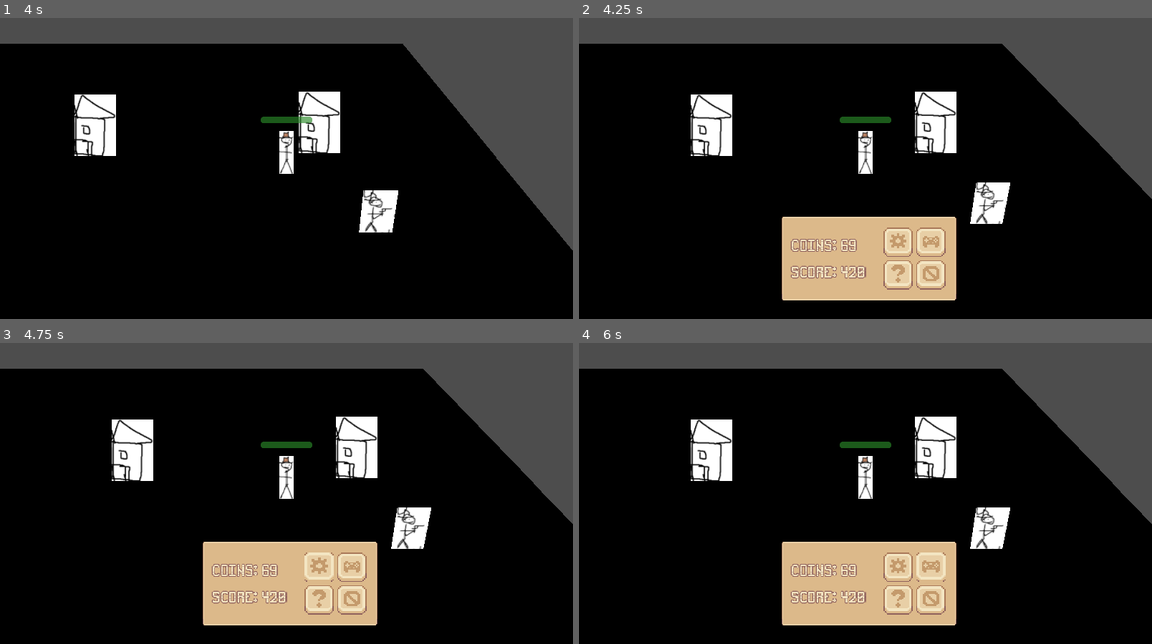
Above: before the commit, frames 1-4 (two rows, left to right).
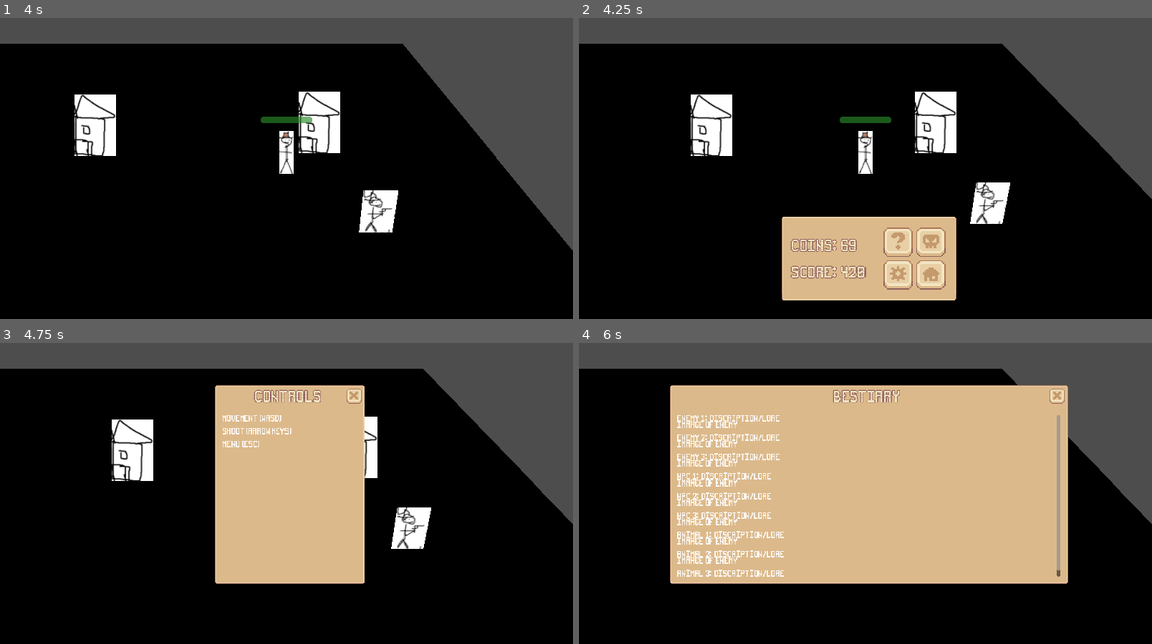
Above: after the commit, the same moments.

Repository: Tristan-Walker/2DTopDownWesternSurvivor
Game: Godot game, scene res://main.tscn
The game is run twice, just before and just after one commit, with the same random seed, the same clock (stepped at 60 frames per second) and the same inputs.
Inputs (mouse positions are in pixels of both pictures, inside the frame that each line leads up to; where the layout moved, square brackets give the same spot in the first picture):
- Up to frame 1 (4 s): tap Enter at 0.5 s; hold D (move_right) 0.53-1.28 s; hold S (move_down) 1.28-2.03 s; hold D (move_right) 2.03-2.78 s; hold W (move_up) 2.78-3.53 s; hold A (move_left) from 3.53 s (still down)
- Up to frame 2 (4.25 s): keep holding A (move_left); tap Escape (pause) at 4.15 s
- Up to frame 3 (4.75 s): release A (move_left) at 4.25 s; click (320, 565) at 4.27 s
- Up to frame 4 (6 s): click (934, 397) [899, 598] at 5 s; click (928, 565) at 5.77 s

Frame 1 is identical in both runs. In frame 2, 0.3% of the frame differs, in the area x 54-63%, y 71-88%; in frame 3, 20%; in frame 4, 47%, in the area x 15-86%, y 14-94%.

Commit message:
updated ui, now has settings menu, help menu, and bestiary menu

Diff:
--- a/in_game_ui.tscn
+++ b/in_game_ui.tscn
@@ -1,9 +1,34 @@
 [gd_scene format=3 uid="uid://dwe6sw47pmg2c"]
 
+[ext_resource type="Script" uid="uid://cyndp4gu0pm5k" path="res://pause_menu.gd" id="1_cwbuu"]
 [ext_resource type="Script" uid="uid://8v5g5fej5vj2" path="res://stat_display.gd" id="2_e6quo"]
 [ext_resource type="Texture2D" uid="uid://cghr4ho4xs66k" path="res://Sprout Lands - UI Pack - Basic pack/Sprite sheets/Sprite sheet for Basic Pack.png" id="2_onc8m"]
 [ext_resource type="FontFile" uid="uid://bjw8t4e0afrto" path="res://Sprout Lands - UI Pack - Basic pack/fonts/pixelFont-7-8x14-sproutLands.ttf" id="3_cwbuu"]
 
+[sub_resource type="StyleBoxTexture" id="StyleBoxTexture_e6quo"]
+texture = ExtResource("2_onc8m")
+region_rect = Rect2(709, 164, 22, 24)
+
+[sub_resource type="StyleBoxTexture" id="StyleBoxTexture_cwbuu"]
+texture = ExtResource("2_onc8m")
+region_rect = Rect2(741, 166, 22, 22)
+
+[sub_resource type="StyleBoxTexture" id="StyleBoxTexture_onc8m"]
+texture = ExtResource("2_onc8m")
+region_rect = Rect2(710, 165, 20, 22)
+
+[sub_resource type="StyleBoxTexture" id="StyleBoxTexture_ukwlx"]
+texture = ExtResource("2_onc8m")
+region_rect = Rect2(645, 164, 22, 24)
+
+[sub_resource type="StyleBoxTexture" id="StyleBoxTexture_h3j15"]
+texture = ExtResource("2_onc8m")
+region_rect = Rect2(677, 166, 22, 22)
+
+[sub_resource type="StyleBoxTexture" id="StyleBoxTexture_tjjbm"]
+texture = ExtResource("2_onc8m")
+region_rect = Rect2(646, 165, 20, 22)
+
 [sub_resource type="StyleBoxTexture" id="StyleBoxTexture_ep3pr"]
 texture = ExtResource("2_onc8m")
 region_rect = Rect2(645, 68, 22, 24)
@@ -16,41 +41,17 @@
 texture = ExtResource("2_onc8m")
 region_rect = Rect2(646, 69, 20, 22)
 
-[sub_resource type="StyleBoxTexture" id="StyleBoxTexture_ukwlx"]
-texture = ExtResource("2_onc8m")
-region_rect = Rect2(645, 100, 22, 24)
-
-[sub_resource type="StyleBoxTexture" id="StyleBoxTexture_h3j15"]
-texture = ExtResource("2_onc8m")
-region_rect = Rect2(677, 102, 22, 22)
-
-[sub_resource type="StyleBoxTexture" id="StyleBoxTexture_tjjbm"]
-texture = ExtResource("2_onc8m")
-region_rect = Rect2(646, 101, 20, 22)
-
-[sub_resource type="StyleBoxTexture" id="StyleBoxTexture_e6quo"]
-texture = ExtResource("2_onc8m")
-region_rect = Rect2(709, 164, 22, 24)
-
-[sub_resource type="StyleBoxTexture" id="StyleBoxTexture_cwbuu"]
-texture = ExtResource("2_onc8m")
-region_rect = Rect2(741, 166, 22, 22)
-
-[sub_resource type="StyleBoxTexture" id="StyleBoxTexture_onc8m"]
-texture = ExtResource("2_onc8m")
-region_rect = Rect2(710, 165, 20, 22)
-
 [sub_resource type="StyleBoxTexture" id="StyleBoxTexture_4v80v"]
 texture = ExtResource("2_onc8m")
-region_rect = Rect2(772, 163, 22, 24)
+region_rect = Rect2(773, 68, 22, 24)
 
 [sub_resource type="StyleBoxTexture" id="StyleBoxTexture_0qsvx"]
 texture = ExtResource("2_onc8m")
-region_rect = Rect2(804, 165, 22, 22)
+region_rect = Rect2(805, 70, 22, 22)
 
 [sub_resource type="StyleBoxTexture" id="StyleBoxTexture_uusyb"]
 texture = ExtResource("2_onc8m")
-region_rect = Rect2(773, 164, 20, 22)
+region_rect = Rect2(774, 69, 20, 22)
 
 [sub_resource type="FontVariation" id="FontVariation_4v80v"]
 base_font = ExtResource("3_cwbuu")
@@ -58,20 +59,20 @@
 [sub_resource type="FontVariation" id="FontVariation_0qsvx"]
 base_font = ExtResource("3_cwbuu")
 
-[sub_resource type="StyleBoxTexture" id="StyleBoxTexture_nw3uw"]
-texture = ExtResource("2_onc8m")
-region_rect = Rect2(837, 100, 22, 24)
-
-[sub_resource type="StyleBoxTexture" id="StyleBoxTexture_u4etj"]
-texture = ExtResource("2_onc8m")
-region_rect = Rect2(869, 102, 22, 22)
-
-[sub_resource type="StyleBoxTexture" id="StyleBoxTexture_pabwj"]
-texture = ExtResource("2_onc8m")
-region_rect = Rect2(838, 101, 20, 22)
-
 [sub_resource type="FontVariation" id="FontVariation_e6quo"]
 base_font = ExtResource("3_cwbuu")
+
+[sub_resource type="StyleBoxTexture" id="StyleBoxTexture_nw3uw"]
+texture = ExtResource("2_onc8m")
+region_rect = Rect2(837, 100, 22, 24)
+
+[sub_resource type="StyleBoxTexture" id="StyleBoxTexture_u4etj"]
+texture = ExtResource("2_onc8m")
+region_rect = Rect2(869, 102, 22, 22)
+
+[sub_resource type="StyleBoxTexture" id="StyleBoxTexture_pabwj"]
+texture = ExtResource("2_onc8m")
+region_rect = Rect2(838, 101, 20, 22)
 
 [node name="InGameUI" type="Control" unique_id=999760388]
 layout_mode = 3
@@ -81,13 +82,18 @@
 grow_horizontal = 2
 grow_vertical = 2
 
-[node name="PauseMenu" type="MarginContainer" parent="." unique_id=1558623505]
+[node name="PauseMenu" type="MarginContainer" parent="." unique_id=1558623505 node_paths=PackedStringArray("menu_screen", "help_menu_screen", "settings_menu_screen", "bestiary_menu_screen")]
 layout_mode = 1
 anchors_preset = 15
 anchor_right = 1.0
 anchor_bottom = 1.0
 grow_horizontal = 2
 grow_vertical = 2
+script = ExtResource("1_cwbuu")
+menu_screen = NodePath("PauseMenuContainer")
+help_menu_screen = NodePath("HelpMenuContainer")
+settings_menu_screen = NodePath("SettingsMenuContainer")
+bestiary_menu_screen = NodePath("BestiaryContainer")
 
 [node name="PauseMenuContainer" type="VBoxContainer" parent="PauseMenu" unique_id=764380445]
 layout_mode = 2
@@ -132,7 +138,29 @@
 layout_mode = 2
 theme_override_constants/separation = 6
 
-[node name="SettingsButton" type="Button" parent="PauseMenu/PauseMenuContainer/BaseMenuScreen/NinePatchRect/MenuScreen/ButtonContainer/TopButtonContainer" unique_id=2098322841]
+[node name="ToggleHelpMenuButton" type="Button" parent="PauseMenu/PauseMenuContainer/BaseMenuScreen/NinePatchRect/MenuScreen/ButtonContainer/TopButtonContainer" unique_id=214785672]
+custom_minimum_size = Vector2(60, 60)
+layout_mode = 2
+size_flags_horizontal = 4
+size_flags_vertical = 4
+theme_override_styles/normal = SubResource("StyleBoxTexture_e6quo")
+theme_override_styles/pressed = SubResource("StyleBoxTexture_cwbuu")
+theme_override_styles/hover = SubResource("StyleBoxTexture_onc8m")
+
+[node name="ToggleBestiaryMenuButton" type="Button" parent="PauseMenu/PauseMenuContainer/BaseMenuScreen/NinePatchRect/MenuScreen/ButtonContainer/TopButtonContainer" unique_id=1430015320]
+custom_minimum_size = Vector2(60, 60)
+layout_mode = 2
+size_flags_horizontal = 4
+size_flags_vertical = 4
+theme_override_styles/normal = SubResource("StyleBoxTexture_ukwlx")
+theme_override_styles/pressed = SubResource("StyleBoxTexture_h3j15")
+theme_override_styles/hover = SubResource("StyleBoxTexture_tjjbm")
+
+[node name="BottomButtonContainer" type="HBoxContainer" parent="PauseMenu/PauseMenuContainer/BaseMenuScreen/NinePatchRect/MenuScreen/ButtonContainer" unique_id=70972863]
+layout_mode = 2
+theme_override_constants/separation = 6
+
+[node name="ToggleSettingsMenuButton" type="Button" parent="PauseMenu/PauseMenuContainer/BaseMenuScreen/NinePatchRect/MenuScreen/ButtonContainer/BottomButtonContainer" unique_id=2098322841]
 custom_minimum_size = Vector2(60, 60)
 layout_mode = 2
 size_flags_horizontal = 4
@@ -140,28 +168,6 @@
 theme_override_styles/normal = SubResource("StyleBoxTexture_ep3pr")
 theme_override_styles/pressed = SubResource("StyleBoxTexture_dpq86")
 theme_override_styles/hover = SubResource("StyleBoxTexture_l8h7b")
-
-[node name="ResumeButton" type="Button" parent="PauseMenu/PauseMenuContainer/BaseMenuScreen/NinePatchRect/MenuScreen/ButtonContainer/TopButtonContainer" unique_id=1430015320]
-custom_minimum_size = Vector2(60, 60)
-layout_mode = 2
-size_flags_horizontal = 4
-size_flags_vertical = 4
-theme_override_styles/normal = SubResource("StyleBoxTexture_ukwlx")
-theme_override_styles/pressed = SubResource("StyleBoxTexture_h3j15")
-theme_override_styles/hover = SubResource("StyleBoxTexture_tjjbm")
-
-[node name="BottomButtonContainer" type="HBoxContainer" parent="PauseMenu/PauseMenuContainer/BaseMenuScreen/NinePatchRect/MenuScreen/ButtonContainer" unique_id=70972863]
-layout_mode = 2
-theme_override_constants/separation = 6
-
-[node name="ToggleHelpMenuButton" type="Button" parent="PauseMenu/PauseMenuContainer/BaseMenuScreen/NinePatchRect/MenuScreen/ButtonContainer/BottomButtonContainer" unique_id=214785672]
-custom_minimum_size = Vector2(60, 60)
-layout_mode = 2
-size_flags_horizontal = 4
-size_flags_vertical = 4
-theme_override_styles/normal = SubResource("StyleBoxTexture_e6quo")
-theme_override_styles/pressed = SubResource("StyleBoxTexture_cwbuu")
-theme_override_styles/hover = SubResource("StyleBoxTexture_onc8m")
 
 [node name="QuitButton" type="Button" parent="PauseMenu/PauseMenuContainer/BaseMenuScreen/NinePatchRect/MenuScreen/ButtonContainer/BottomButtonContainer" unique_id=1084423165]
 custom_minimum_size = Vector2(60, 60)
@@ -200,32 +206,80 @@
 [node name="serperator" type="Control" parent="PauseMenu/PauseMenuContainer" unique_id=1450598917]
 layout_mode = 2
 
-[node name="HelpMenuContainer" type="MarginContainer" parent="PauseMenu" unique_id=1401157958]
+[node name="SettingsMenuContainer" type="MarginContainer" parent="PauseMenu" unique_id=291692107]
 visible = false
 layout_mode = 2
 size_flags_horizontal = 4
 size_flags_vertical = 4
 
-[node name="NinePatchRect" type="NinePatchRect" parent="PauseMenu/HelpMenuContainer" unique_id=1956099587]
+[node name="NinePatchRect" type="NinePatchRect" parent="PauseMenu/SettingsMenuContainer" unique_id=267014743]
 custom_minimum_size = Vector2(300, 400)
 layout_mode = 2
 size_flags_horizontal = 4
 size_flags_vertical = 4
 texture = ExtResource("2_onc8m")
 region_rect = Rect2(741, 38, 22, 22)
-patch_margin_left = 4
-patch_margin_top = 4
-patch_margin_right = 4
-patch_margin_bottom = 4
-
-[node name="ExitButton" type="MarginContainer" parent="PauseMenu/HelpMenuContainer" unique_id=1648918489]
+patch_margin_left = 5
+patch_margin_top = 5
+patch_margin_right = 5
+patch_margin_bottom = 5
+
+[node name="HBoxContainer" type="HBoxContainer" parent="PauseMenu/SettingsMenuContainer" unique_id=1789411963]
+layout_mode = 2
+size_flags_horizontal = 4
+size_flags_vertical = 0
+theme_override_constants/separation = 70
+
+[node name="Title" type="MarginContainer" parent="PauseMenu/SettingsMenuContainer/HBoxContainer" unique_id=281986232]
+layout_mode = 2
+size_flags_horizontal = 4
+size_flags_vertical = 0
+theme_override_constants/margin_top = 10
+
+[node name="SettingsDisplay" type="Label" parent="PauseMenu/SettingsMenuContainer/HBoxContainer/Title" unique_id=25811480]
+layout_mode = 2
+theme_override_colors/font_color = Color(0.9529412, 0.8980392, 0.7607843, 1)
+theme_override_colors/font_outline_color = Color(0.5686275, 0.3882353, 0.36862746, 1)
+theme_override_constants/outline_size = 5
+theme_override_fonts/font = SubResource("FontVariation_4v80v")
+theme_override_font_sizes/font_size = 30
+text = "Settings "
+
+[node name="BodyText" type="MarginContainer" parent="PauseMenu/SettingsMenuContainer" unique_id=1175675745]
+layout_mode = 2
+theme_override_constants/margin_left = 15
+theme_override_constants/margin_top = 60
+theme_override_constants/margin_right = 15
+theme_override_constants/margin_bottom = 15
+
+[node name="Text" type="RichTextLabel" parent="PauseMenu/SettingsMenuContainer/BodyText" unique_id=1807737357]
+layout_mode = 2
+theme_override_fonts/normal_font = SubResource("FontVariation_e6quo")
+text = "master Volume:
+
+Sound effects:
+
+Music:
+
+Resolution:
+
+
+
+
+"
+
+[node name="ExitButton" type="VBoxContainer" parent="PauseMenu/SettingsMenuContainer" unique_id=1552951709]
+layout_mode = 2
+size_flags_vertical = 0
+
+[node name="ExitButton" type="MarginContainer" parent="PauseMenu/SettingsMenuContainer/ExitButton" unique_id=1865403690]
 layout_mode = 2
 size_flags_horizontal = 8
 size_flags_vertical = 0
 theme_override_constants/margin_top = 7
 theme_override_constants/margin_right = 7
 
-[node name="ToggleHelpMenuButton" type="Button" parent="PauseMenu/HelpMenuContainer/ExitButton" unique_id=1327683891]
+[node name="ToggleSettingsMenuButton" type="Button" parent="PauseMenu/SettingsMenuContainer/ExitButton/ExitButton" unique_id=1249989598]
 custom_minimum_size = Vector2(30, 30)
 layout_mode = 2
 size_flags_horizontal = 8
@@ -234,13 +288,37 @@
 theme_override_styles/pressed = SubResource("StyleBoxTexture_u4etj")
 theme_override_styles/hover = SubResource("StyleBoxTexture_pabwj")
 
-[node name="Title" type="MarginContainer" parent="PauseMenu/HelpMenuContainer" unique_id=2064273805]
+[node name="HelpMenuContainer" type="MarginContainer" parent="PauseMenu" unique_id=1401157958]
+visible = false
+layout_mode = 2
+size_flags_horizontal = 4
+size_flags_vertical = 4
+
+[node name="NinePatchRect" type="NinePatchRect" parent="PauseMenu/HelpMenuContainer" unique_id=1956099587]
+custom_minimum_size = Vector2(300, 400)
+layout_mode = 2
+size_flags_horizontal = 4
+size_flags_vertical = 4
+texture = ExtResource("2_onc8m")
+region_rect = Rect2(741, 38, 22, 22)
+patch_margin_left = 5
+patch_margin_top = 5
+patch_margin_right = 5
+patch_margin_bottom = 5
+
+[node name="HBoxContainer" type="HBoxContainer" parent="PauseMenu/HelpMenuContainer" unique_id=1911351547]
+layout_mode = 2
+size_flags_horizontal = 4
+size_flags_vertical = 0
+theme_override_constants/separation = 70
+
+[node name="Title" type="MarginContainer" parent="PauseMenu/HelpMenuContainer/HBoxContainer" unique_id=2064273805]
 layout_mode = 2
 size_flags_horizontal = 4
 size_flags_vertical = 0
 theme_override_constants/margin_top = 10
 
-[node name="ControlsDisplay" type="Label" parent="PauseMenu/HelpMenuContainer/Title" unique_id=125747121]
+[node name="ControlsDisplay" type="Label" parent="PauseMenu/HelpMenuContainer/HBoxContainer/Title" unique_id=125747121]
 layout_mode = 2
 theme_override_colors/font_color = Color(0.9529412, 0.8980392, 0.7607843, 1)
 theme_override_colors/font_outline_color = Color(0.5686275, 0.3882353, 0.36862746, 1)
@@ -264,3 +342,126 @@
 Shoot (Arrow Keys)
 
 Menu (ESC)"
+
+[node name="ExitButton" type="VBoxContainer" parent="PauseMenu/HelpMenuContainer" unique_id=705286154]
+layout_mode = 2
+size_flags_vertical = 0
+
+[node name="ExitButton" type="MarginContainer" parent="PauseMenu/HelpMenuContainer/ExitButton" unique_id=1648918489]
+layout_mode = 2
+size_flags_horizontal = 8
+size_flags_vertical = 0
+theme_override_constants/margin_top = 7
+theme_override_constants/margin_right = 7
+
+[node name="ToggleHelpMenuButton" type="Button" parent="PauseMenu/HelpMenuContainer/ExitButton/ExitButton" unique_id=1327683891]
+custom_minimum_size = Vector2(30, 30)
+layout_mode = 2
+size_flags_horizontal = 8
+size_flags_vertical = 4
+theme_override_styles/normal = SubResource("StyleBoxTexture_nw3uw")
+theme_override_styles/pressed = SubResource("StyleBoxTexture_u4etj")
+theme_override_styles/hover = SubResource("StyleBoxTexture_pabwj")
+
+[node name="BestiaryContainer" type="MarginContainer" parent="PauseMenu" unique_id=1748007034]
+visible = false
+layout_mode = 2
+size_flags_horizontal = 4
+size_flags_vertical = 4
+
+[node name="NinePatchRect" type="NinePatchRect" parent="PauseMenu/BestiaryContainer" unique_id=1026678081]
+custom_minimum_size = Vector2(800, 400)
+layout_mode = 2
+size_flags_horizontal = 4
+size_flags_vertical = 4
+texture = ExtResource("2_onc8m")
+region_rect = Rect2(741, 38, 22, 22)
+patch_margin_left = 5
+patch_margin_top = 5
+patch_margin_right = 5
+patch_margin_bottom = 5
+
+[node name="HBoxContainer" type="HBoxContainer" parent="PauseMenu/BestiaryContainer" unique_id=1652431147]
+layout_mode = 2
+size_flags_horizontal = 4
+size_flags_vertical = 0
+theme_override_constants/separation = 70
+
+[node name="Title" type="MarginContainer" parent="PauseMenu/BestiaryContainer/HBoxContainer" unique_id=2116553250]
+layout_mode = 2
+size_flags_horizontal = 4
+size_flags_vertical = 0
+theme_override_constants/margin_top = 10
+
+[node name="BestiaryDisplay" type="Label" parent="PauseMenu/BestiaryContainer/HBoxContainer/Title" unique_id=863107367]
+layout_mode = 2
+theme_override_colors/font_color = Color(0.9529412, 0.8980392, 0.7607843, 1)
+theme_override_colors/font_outline_color = Color(0.5686275, 0.3882353, 0.36862746, 1)
+theme_override_constants/outline_size = 5
+theme_override_fonts/font = SubResource("FontVariation_4v80v")
+theme_override_font_sizes/font_size = 30
+text = "bestiary "
+
+[node name="BodyText" type="MarginContainer" parent="PauseMenu/BestiaryContainer" unique_id=2139819736]
+layout_mode = 2
+theme_override_constants/margin_left = 15
+theme_override_constants/margin_top = 60
+theme_override_constants/margin_right = 15
+theme_override_constants/margin_bottom = 15
+
+[node name="Text" type="RichTextLabel" parent="PauseMenu/BestiaryContainer/BodyText" unique_id=91238818]
+layout_mode = 2
+theme_override_fonts/normal_font = SubResource("FontVariation_e6quo")
+text = "enemy 1: discription/lore
+immage of enemy
+
+enemy 2: discription/lore
+immage of enemy
+
+enemy 3: discription/lore
+immage of enemy
+
+npc 1: discription/lore
+immage of enemy
+
+npc 2: discription/lore
+immage of enemy
+
+npc 3: discription/lore
+immage of enemy
+
+animal 1: discription/lore
+immage of enemy
+
+animal 2: discription/lore
+immage of enemy
+
+animal 3: discription/lore
+immage of enemy"
+
+[node name="ExitButton" type="VBoxContainer" parent="PauseMenu/BestiaryContainer" unique_id=514427493]
+layout_mode = 2
+size_flags_vertical = 0
+
+[node name="ExitButton" type="MarginContainer" parent="PauseMenu/BestiaryContainer/ExitButton" unique_id=2030037595]
+layout_mode = 2
+size_flags_horizontal = 8
+size_flags_vertical = 0
+theme_override_constants/margin_top = 7
+theme_override_constants/margin_right = 7
+
+[node name="ToggleBestiaryMenuButton" type="Button" parent="PauseMenu/BestiaryContainer/ExitButton/ExitButton" unique_id=1300493855]
+custom_minimum_size = Vector2(30, 30)
+layout_mode = 2
+size_flags_horizontal = 8
+size_flags_vertical = 4
+theme_override_styles/normal = SubResource("StyleBoxTexture_nw3uw")
+theme_override_styles/pressed = SubResource("StyleBoxTexture_u4etj")
+theme_override_styles/hover = SubResource("StyleBoxTexture_pabwj")
+
+[connection signal="pressed" from="PauseMenu/PauseMenuContainer/BaseMenuScreen/NinePatchRect/MenuScreen/ButtonContainer/TopButtonContainer/ToggleHelpMenuButton" to="PauseMenu" method="_on_toggle_help_menu_button_pressed"]
+[connection signal="pressed" from="PauseMenu/PauseMenuContainer/BaseMenuScreen/NinePatchRect/MenuScreen/ButtonContainer/TopButtonContainer/ToggleBestiaryMenuButton" to="PauseMenu" method="_on_toggle_bestiary_menu_button_pressed"]
+[connection signal="pressed" from="PauseMenu/PauseMenuContainer/BaseMenuScreen/NinePatchRect/MenuScreen/ButtonContainer/BottomButtonContainer/ToggleSettingsMenuButton" to="PauseMenu" method="_on_toggle_settings_menu_button_pressed"]
+[connection signal="pressed" from="PauseMenu/SettingsMenuContainer/ExitButton/ExitButton/ToggleSettingsMenuButton" to="PauseMenu" method="_on_toggle_settings_menu_button_pressed"]
+[connection signal="pressed" from="PauseMenu/HelpMenuContainer/ExitButton/ExitButton/ToggleHelpMenuButton" to="PauseMenu" method="_on_toggle_help_menu_button_pressed"]
+[connection signal="pressed" from="PauseMenu/BestiaryContainer/ExitButton/ExitButton/ToggleBestiaryMenuButton" to="PauseMenu" method="_on_toggle_bestiary_menu_button_pressed"]
--- a/main.tscn
+++ b/main.tscn
@@ -7,7 +7,6 @@
 [ext_resource type="Script" uid="uid://chyybxqu7een1" path="res://enemy_spawner.gd" id="5_lquwl"]
 [ext_resource type="PackedScene" uid="uid://c7cd6i3sa71mb" path="res://enemy.tscn" id="6_7mycd"]
 [ext_resource type="PackedScene" uid="uid://ip106v34k67g" path="res://hut_building.tscn" id="7_272bh"]
-[ext_resource type="Script" uid="uid://fd7i4p1dnjjb" path="res://pause_menu_screen.gd" id="8_4c57u"]
 [ext_resource type="PackedScene" uid="uid://dwe6sw47pmg2c" path="res://in_game_ui.tscn" id="8_kek77"]
 
 [sub_resource type="PlaneMesh" id="PlaneMesh_0xm2m"]
@@ -131,7 +130,6 @@
 
 [node name="PauseMenuScreen" type="CanvasLayer" parent="." unique_id=1033225146]
 process_mode = 3
-script = ExtResource("8_4c57u")
 
 [node name="InGameUI" parent="PauseMenuScreen" unique_id=999760388 instance=ExtResource("8_kek77")]
 offset_left = 7.0
--- a/pause_menu.gd
+++ b/pause_menu.gd
@@ -1,11 +1,33 @@
 extends MarginContainer
 
-
-# Called when the node enters the scene tree for the first time.
-func _ready() -> void:
-	pass # Replace with function body.
+@export var menu_screen: VBoxContainer
+@export var help_menu_screen: MarginContainer
+@export var settings_menu_screen: MarginContainer
+@export var bestiary_menu_screen: MarginContainer
 
 
-# Called every frame. 'delta' is the elapsed time since the previous frame.
-func _process(delta: float) -> void:
-	pass
+func _ready():
+	menu_screen.visible = false
+	help_menu_screen.visible = false
+	settings_menu_screen.visible = false
+	bestiary_menu_screen.visible = false
+
+func _input(event):
+	if event.is_action_pressed("pause"):
+		toggle_visibility(menu_screen)
+		get_tree().paused = menu_screen.visible
+
+func toggle_visibility(object):
+	object.visible = !object.visible
+
+func _on_toggle_help_menu_button_pressed() -> void:
+	toggle_visibility(help_menu_screen)
+	toggle_visibility(menu_screen)
+
+func _on_toggle_settings_menu_button_pressed() -> void:
+	toggle_visibility(settings_menu_screen)
+	toggle_visibility(menu_screen)
+
+func _on_toggle_bestiary_menu_button_pressed() -> void:
+	toggle_visibility(bestiary_menu_screen)
+	toggle_visibility(menu_screen)
--- a/pause_menu_screen.gd
+++ /dev/null
@@ -1,14 +0,0 @@
-extends CanvasLayer
-
-@onready var menu_screen = $InGameUI/PauseMenu
-
-func _ready():
-	menu_screen.visible = false
-
-func _input(event):
-	if event.is_action_pressed("pause"):
-		toggle_visibility()
-
-func toggle_visibility():
-	menu_screen.visible = !menu_screen.visible
-	get_tree().paused = menu_screen.visible
Not shown, removed: pause_menu_screen.gd.uid
